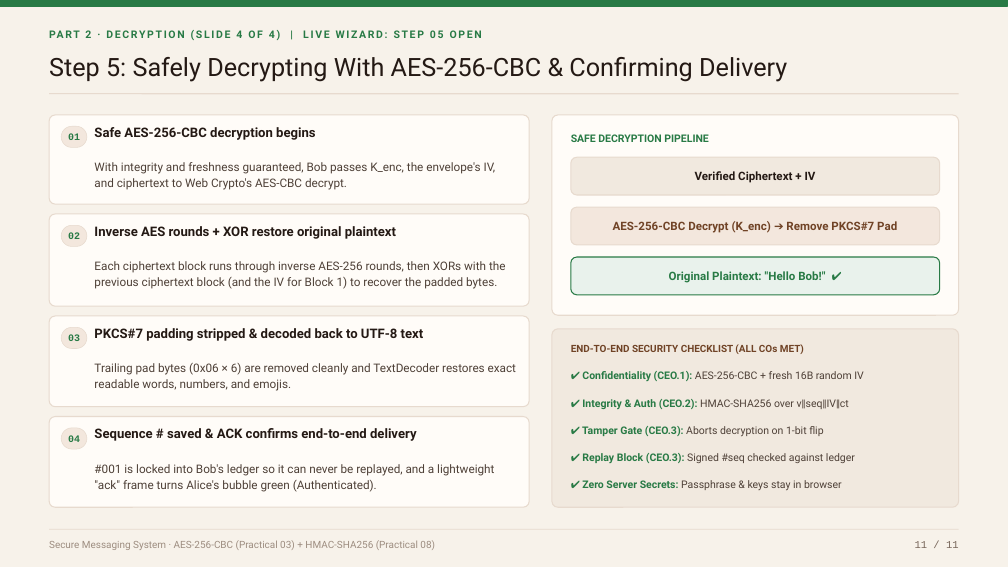
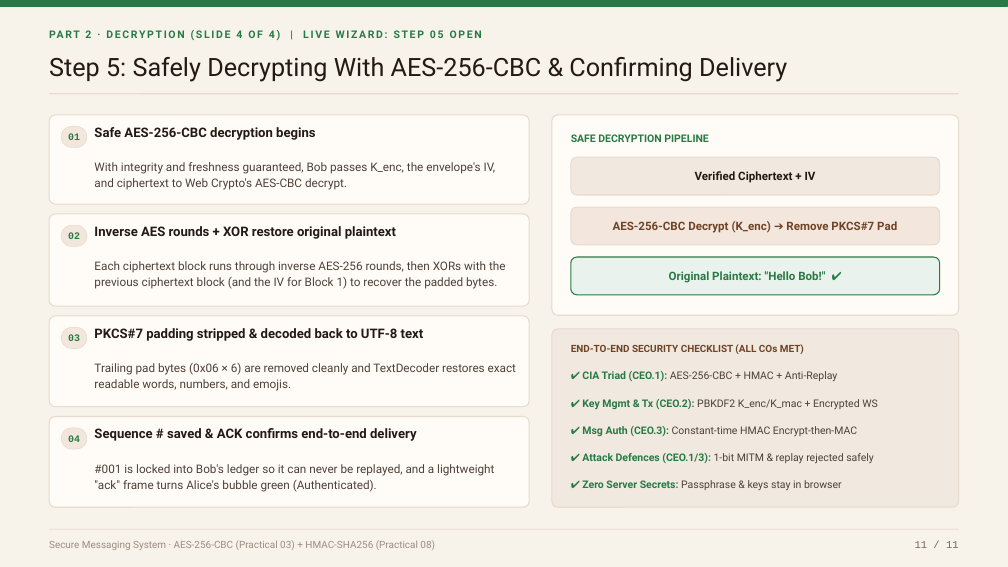
Before and after one commit to debugonaut/cis-2310324l-secure-messaging, a slide deck: slide 11 of docs/Secure_Messaging_AES_HMAC.pptx. Drawn at 1008x567 pixels with LibreOffice and Linux fonts; fonts in the diff are those of the drawing. Boxes give left, top, right and bottom in pixels: in the first picture for what was removed or moved away, otherwise in the second. Text is boxed around its words. In the diff, an @@ line names an element or a change of style, - is before the commit and + after.

```diff
--- a/docs/Secure_Messaging_AES_HMAC.pptx
+++ b/docs/Secure_Messaging_AES_HMAC.pptx
@@ text at [582, 371, 837, 381]: text changed @@
-✔ Confidentiality (CEO.1): AES-256-CBC + fresh 16B random IV
+✔ CIA Triad (CEO.1): AES-256-CBC + HMAC + Anti-Replay
@@ text at [582, 399, 878, 409]: text changed @@
-✔ Integrity & Auth (CEO.2): HMAC-SHA256 over v‖seq‖IV‖ct
+✔ Key Mgmt & Tx (CEO.2): PBKDF2 K_enc/K_mac + Encrypted WS
@@ text at [582, 426, 857, 436]: text changed @@
-✔ Tamper Gate (CEO.3): Aborts decryption on 1-bit flip
+✔ Msg Auth (CEO.3): Constant-time HMAC Encrypt-then-MAC
@@ text at [582, 453, 874, 463]: text changed @@
-✔ Replay Block (CEO.3): Signed #seq checked against ledger
+✔ Attack Defences (CEO.1/3): 1-bit MITM & replay rejected safely
```
Also in this commit, not shown: 1 other slide changed, 2 other files.
